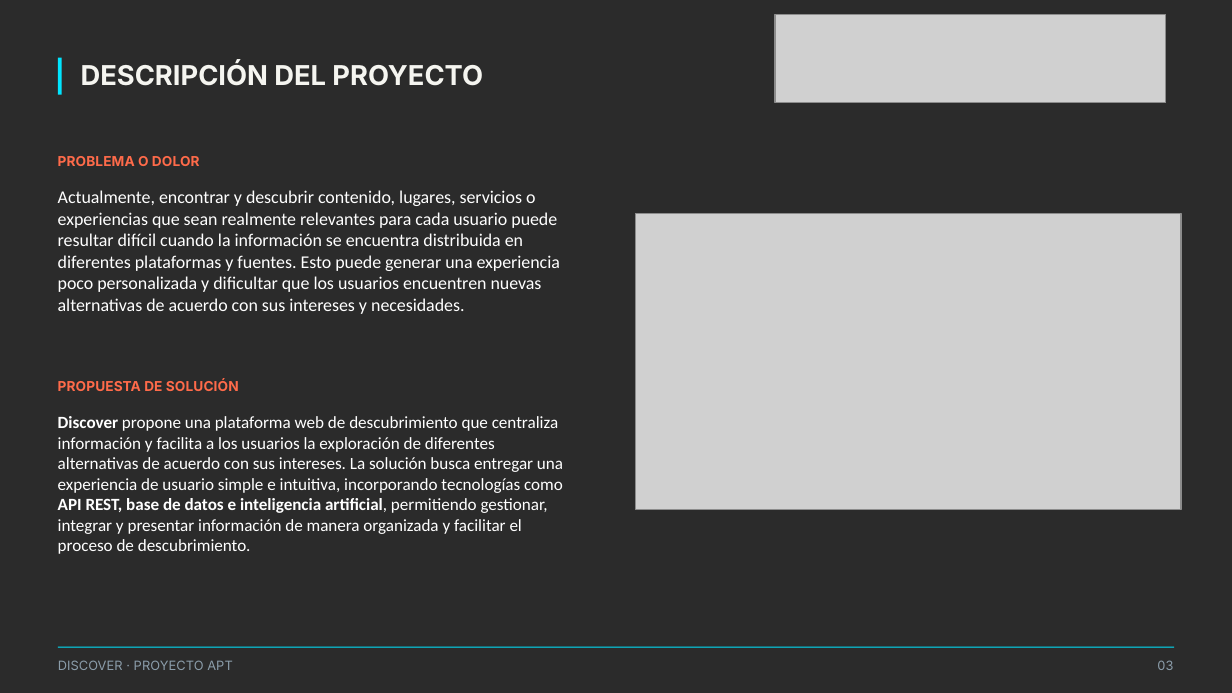
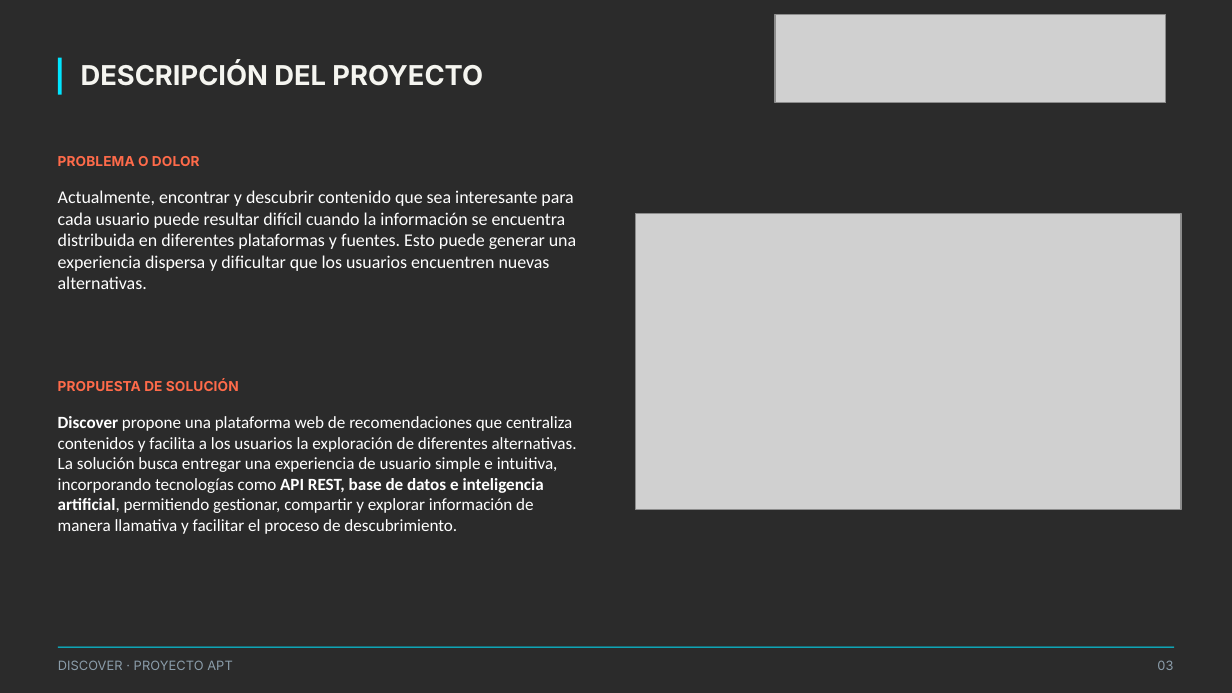
Before and after one commit to Jordanopoque/Discover, a slide deck: slide 3 of Fase 1/Evidencias Grupales/Presentación Proyecto.pptx. Drawn at 1232x693 pixels with LibreOffice and Linux fonts; fonts in the diff are those of the drawing; grey boxes stand for pictures; background and template pictures are left out; a plain dark background stands for a picture behind light text. Boxes give left, top, right and bottom in pixels: in the first picture for what was removed or moved away, otherwise in the second. Text is boxed around its words. In the diff, an @@ line names an element or a change of style, - is before the commit and + after.

```diff
--- a/Fase 1/Evidencias Grupales/Presentación Proyecto.pptx
+++ b/Fase 1/Evidencias Grupales/Presentación Proyecto.pptx
@@ text at (58, 190, 576, 289): text changed @@
-Actualmente, encontrar y descubrir contenido, lugares, servicios o experiencias que sean realmente relevantes para cada usuario puede resultar difícil cuando la información se encuentra distribuida en diferentes plataformas y fuentes. Esto puede generar una experiencia poco personalizada y dificultar que los usuarios encuentren nuevas alternativas de acuerdo con sus intereses y necesidades.
+Actualmente, encontrar y descubrir contenido que sea interesante para cada usuario puede resultar difícil cuando la información se encuentra distribuida en diferentes plataformas y fuentes. Esto puede generar una experiencia dispersa y dificultar que los usuarios encuentren nuevas alternativas.
@@ text at (58, 416, 577, 534): text changed @@
-Discover propone una plataforma web de descubrimiento que centraliza información y facilita a los usuarios la exploración de diferentes alternativas de acuerdo con sus intereses. La solución busca entregar una experiencia de usuario simple e intuitiva, incorporando tecnologías como API REST, base de datos e inteligencia artificial, permitiendo gestionar, integrar y presentar información de manera organizada y facilitar el proceso de descubrimiento.
+Discover propone una plataforma web de recomendaciones que centraliza contenidos y facilita a los usuarios la exploración de diferentes alternativas. La solución busca entregar una experiencia de usuario simple e intuitiva, incorporando tecnologías como API REST, base de datos e inteligencia artificial, permitiendo gestionar, compartir y explorar información de manera llamativa y facilitar el proceso de descubrimiento.
```
Also in this commit, not shown: 5 other slides changed, 1 other file.
